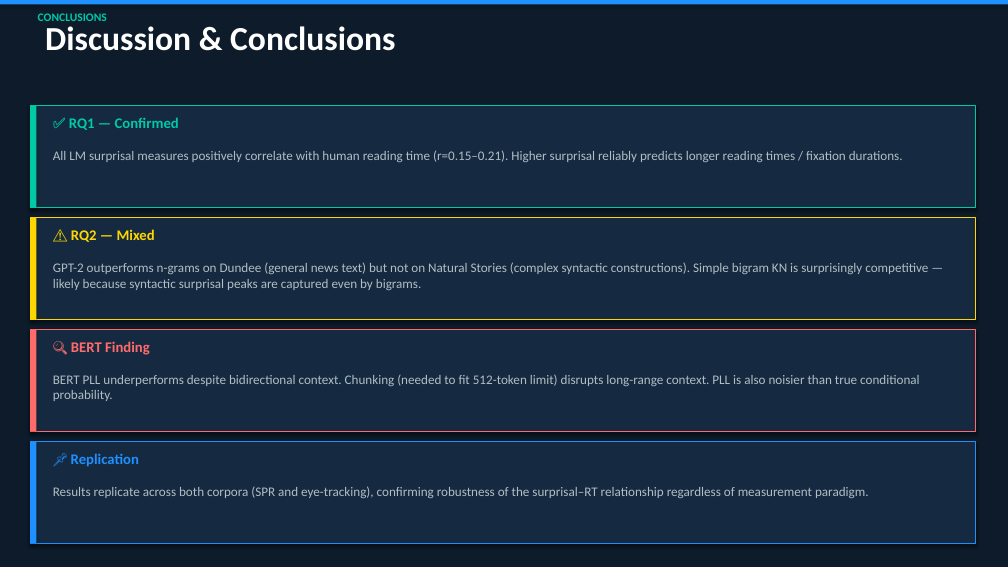
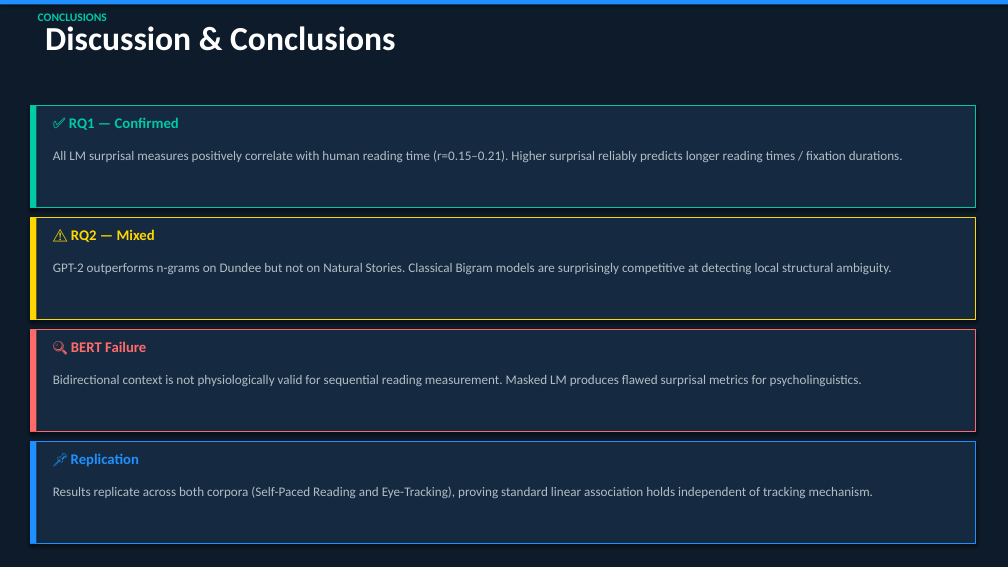
Before and after one commit to MuditGupta2502/Predicting-Human-Reading-Difficulty-using-Language-Model-Surprisal, a slide deck: slide 16 of results/Project_Presentation.pptx (slide 14 before the commit). Drawn at 1008x567 pixels with LibreOffice and Linux fonts; fonts in the diff are those of the drawing. Boxes give left, top, right and bottom in pixels: in the first picture for what was removed or moved away, otherwise in the second. Text is boxed around its words. In the diff, an @@ line names an element or a change of style, - is before the commit and + after.

```diff
--- a/results/Project_Presentation.pptx
+++ b/results/Project_Presentation.pptx
@@ text at [53,263,891,274]: text changed @@
-GPT-2 outperforms n-grams on Dundee (general news text) but not on Natural Stories (complex syntactic constructions). Simple bigram KN is surprisingly competitive — likely because syntactic surprisal peaks are captured even by bigrams.
+GPT-2 outperforms n-grams on Dundee but not on Natural Stories. Classical Bigram models are surprisingly competitive at detecting local structural ambiguity.
@@ text at [71,341,146,352]: text changed @@
-🔍 BERT Finding
+🔍 BERT Failure
@@ text at [53,375,862,386]: text changed @@
-BERT PLL underperforms despite bidirectional context. Chunking (needed to fit 512-token limit) disrupts long-range context. PLL is also noisier than true conditional probability.
+Bidirectional context is not physiologically valid for sequential reading measurement. Masked LM produces flawed surprisal metrics for psycholinguistics.
@@ text at [53,487,873,498]: text changed @@
-Results replicate across both corpora (SPR and eye-tracking), confirming robustness of the surprisal–RT relationship regardless of measurement paradigm.
+Results replicate across both corpora (Self-Paced Reading and Eye-Tracking), proving standard linear association holds independent of tracking mechanism.
```
Also in this commit, not shown: 8 other slides changed, 8 slides added, 6 slides removed, 1 other file.
